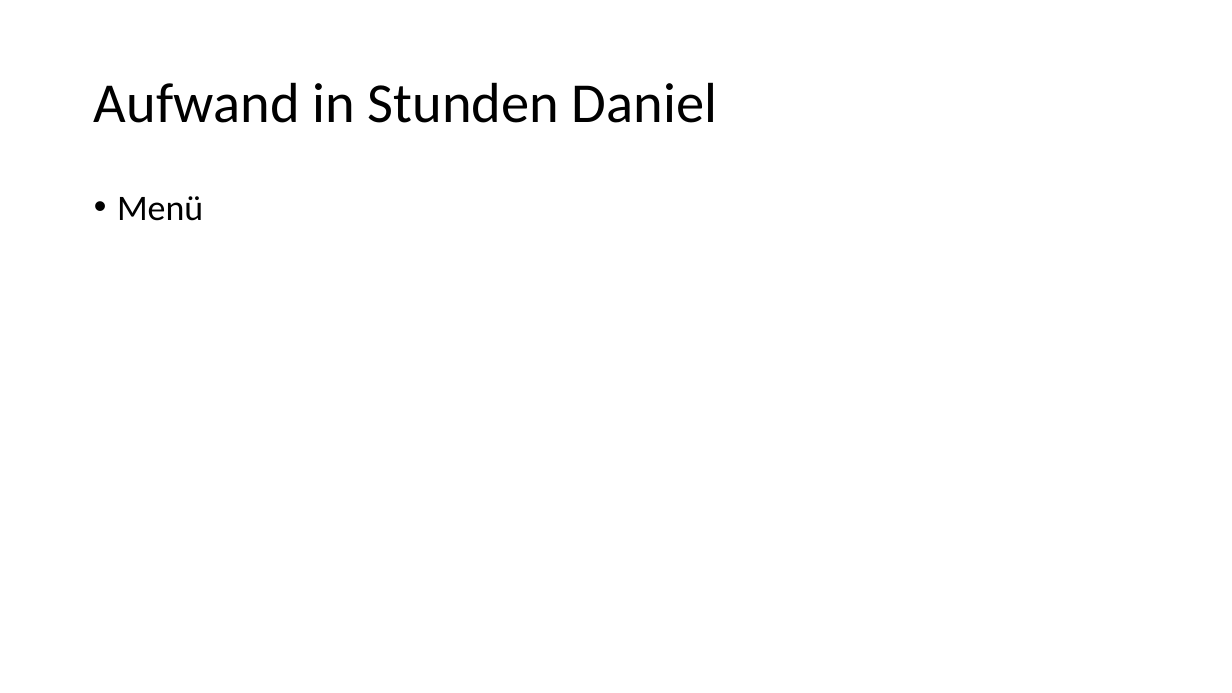
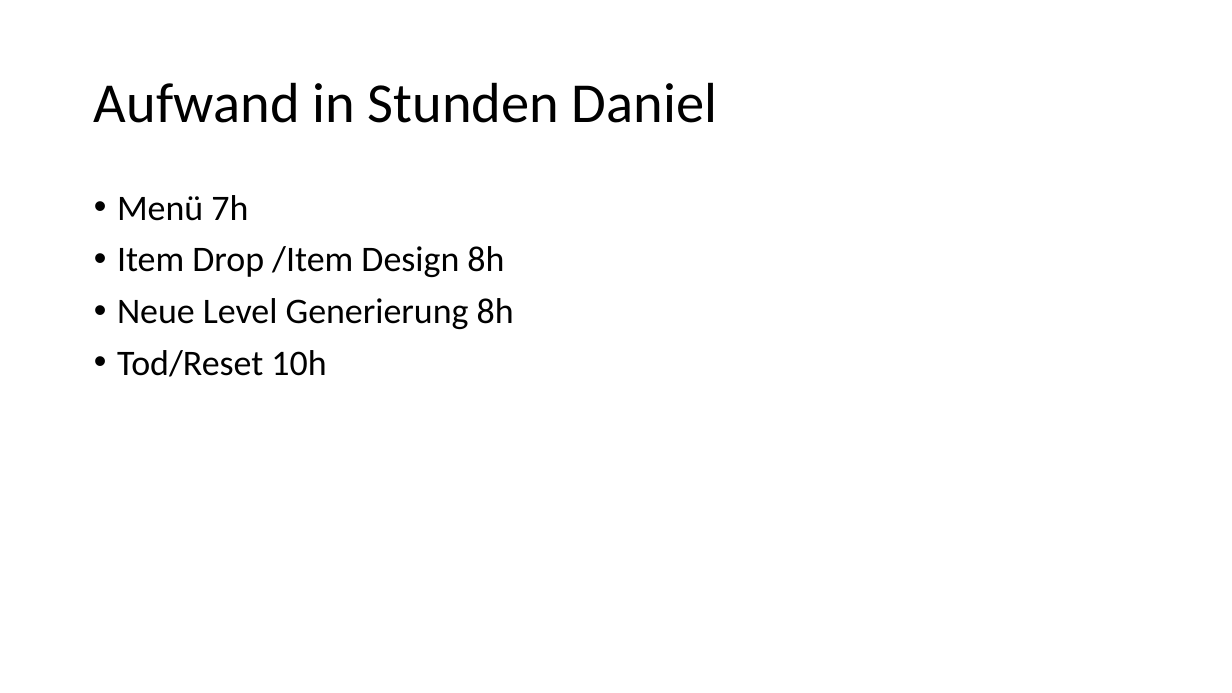
Before and after one commit to nielsq/CreativeNonSense, a slide deck: slide 9 of Anhang.pptx. Drawn at 1232x693 pixels with LibreOffice and Linux fonts; fonts in the diff are those of the drawing. Boxes give left, top, right and bottom in pixels: in the first picture for what was removed or moved away, otherwise in the second. Text is boxed around its words. In the diff, an @@ line names an element or a change of style, - is before the commit and + after.

```diff
--- a/Anhang.pptx
+++ b/Anhang.pptx
@@ text at [117, 195, 514, 377]: text changed @@
-• Menü
+• Menü 7h
+• Item Drop /Item Design 8h
+• Neue Level Generierung 8h
+• Tod/Reset 10h
```
Also in this commit, not shown: 3 other slides changed.
